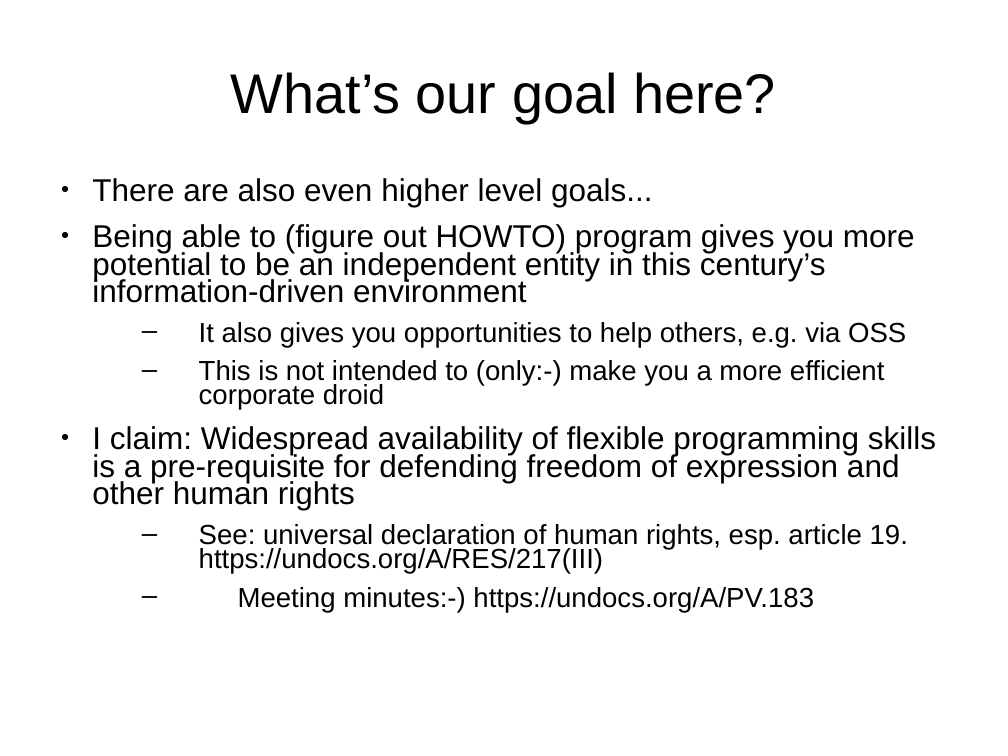
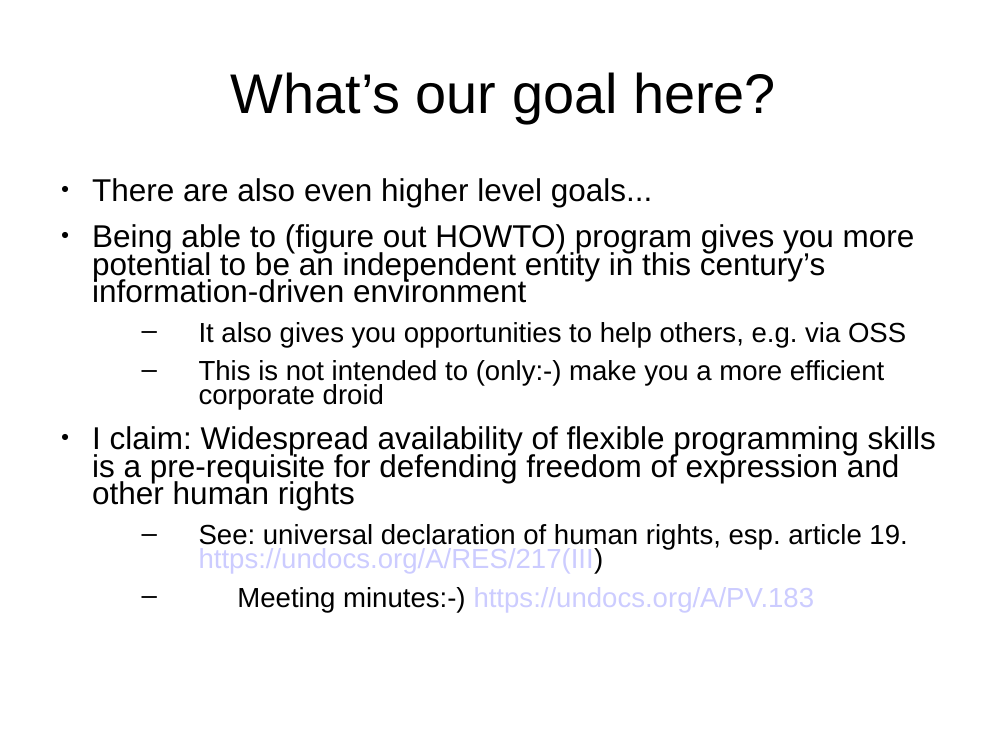
Before and after one commit to sftcd/cs2014, a slide deck: slide 11 of lectures/intro.ppt. Drawn at 1008x756 pixels with LibreOffice and Linux fonts; fonts in the diff are those of the drawing. Boxes give left, top, right and bottom in pixels: in the first picture for what was removed or moved away, otherwise in the second. Text is boxed around its words. In the diff, an @@ line names an element or a change of style, - is before the commit and + after.

```diff
--- a/lectures/intro.ppt
+++ b/lectures/intro.ppt
@@ text "There are also even higher ..." at (x1=92, y1=178, x2=936, y2=612): text colour #000000 to #CCCCFF in "https://undocs.org/A/RES/217(III)", "https://undocs.org/A/PV.183"; indent changed @@
```
Also in this commit, not shown: 10 other slides changed, 4 other files.
